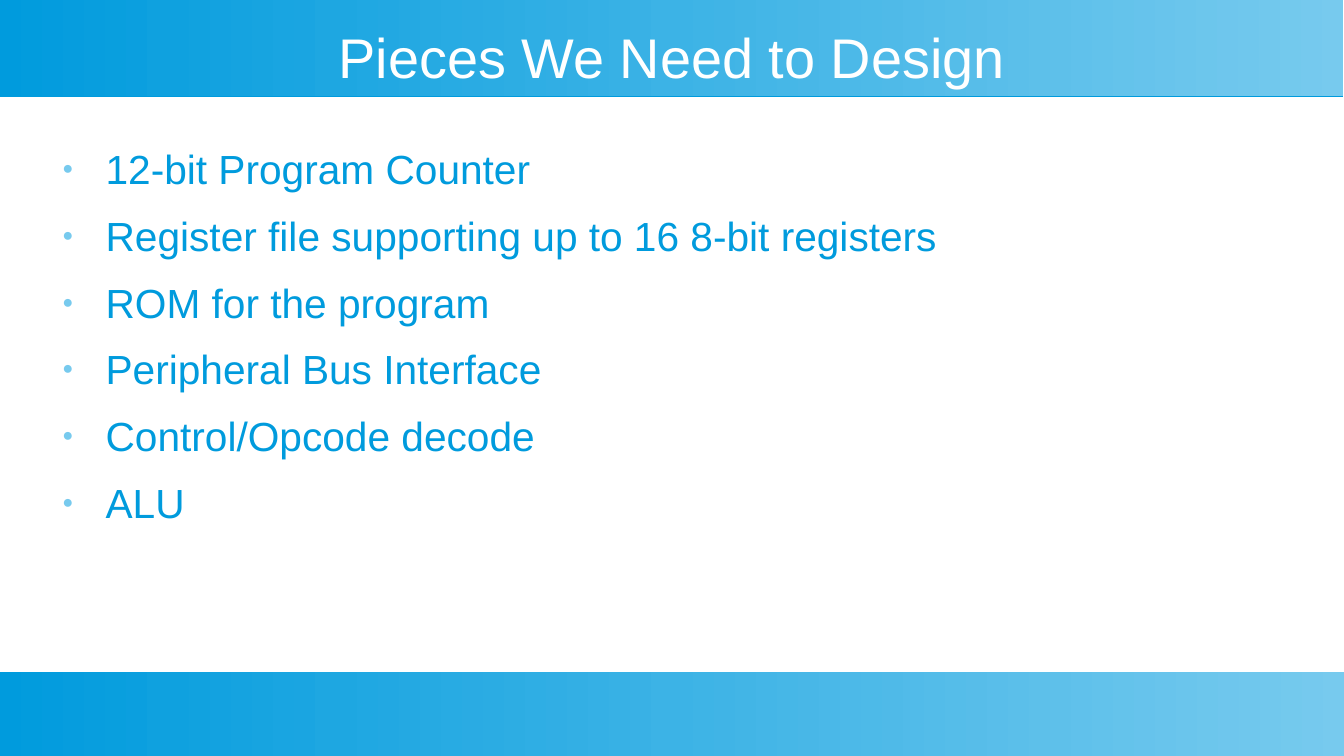
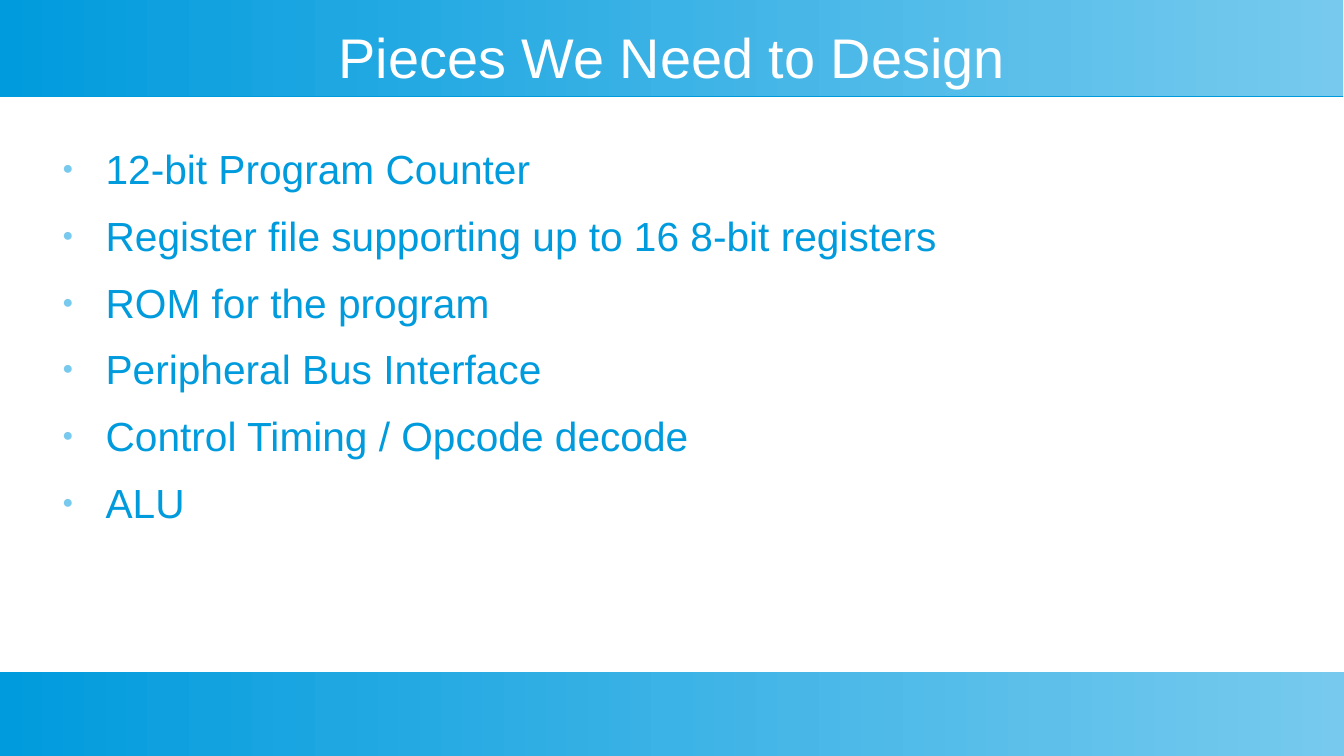
Before and after one commit to douggilliland/Design_A_CPU, a slide deck: slide 10 of Docs/DIY-FPGA-Computer-02_Architecture.odp. Drawn at 1344x756 pixels with LibreOffice and Linux fonts; fonts in the diff are those of the drawing. Boxes give left, top, right and bottom in pixels: in the first picture for what was removed or moved away, otherwise in the second. Text is boxed around its words. In the diff, an @@ line names an element or a change of style, - is before the commit and + after.

```diff
--- a/Docs/DIY-FPGA-Computer-02_Architecture.odp
+++ b/Docs/DIY-FPGA-Computer-02_Architecture.odp
@@ text at (x1=106, y1=421, x2=688, y2=459): text changed @@
-● Control/Opcode decode
+● Control Timing / Opcode decode
```
Also in this commit, not shown: 3 other slides changed, 5 other files.
